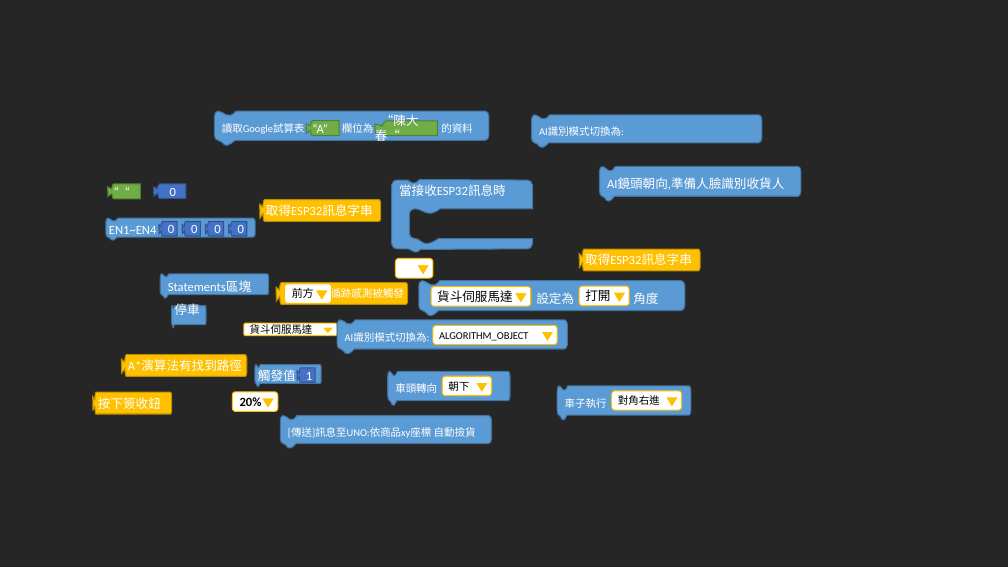
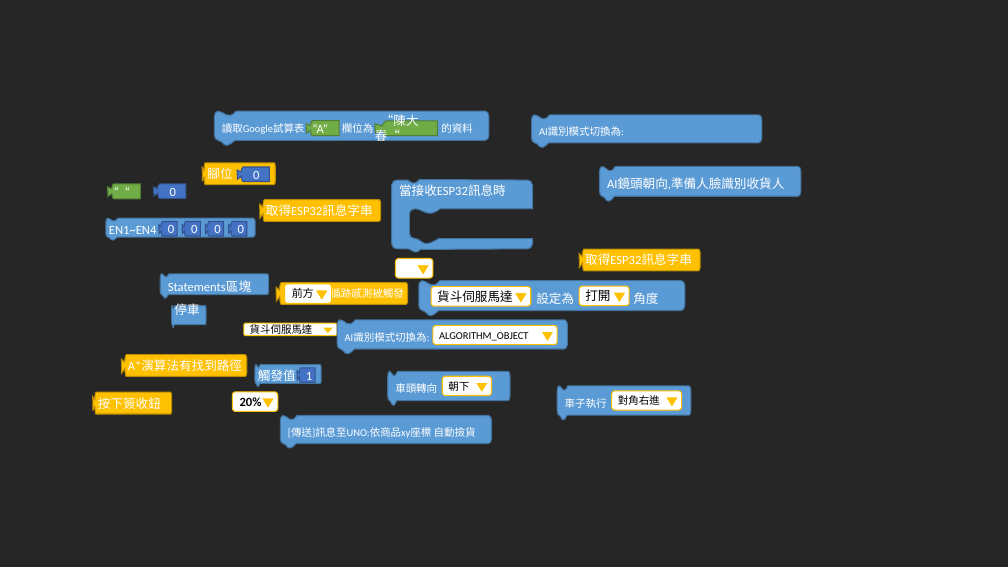
Before and after one commit to kingofamani/Arduino, a slide deck: slide 2 of tools/myCustomBlockly/iMi/block.pptx. Drawn at 1008x567 pixels with LibreOffice and Linux fonts; fonts in the diff are those of the drawing. Boxes give left, top, right and bottom in pixels: in the first picture for what was removed or moved away, otherwise in the second. Text is boxed around its words. In the diff, an @@ line names an element or a change of style, - is before the commit and + after.

```diff
--- a/tools/myCustomBlockly/iMi/block.pptx
+++ b/tools/myCustomBlockly/iMi/block.pptx
@@ freeform shape added at box(203, 163, 276, 185), fill #FFC000, outline #BD8E00 1 pt, 12 pt, text #FFFFFF @@
+腳位
@@ freeform shape added at box(237, 167, 270, 181), fill #4472C4, outline #325491 1 pt, 12 pt, text #FFFFFF @@
+0
```
Also in this commit, not shown: 1 other slide changed, 10 other files.
